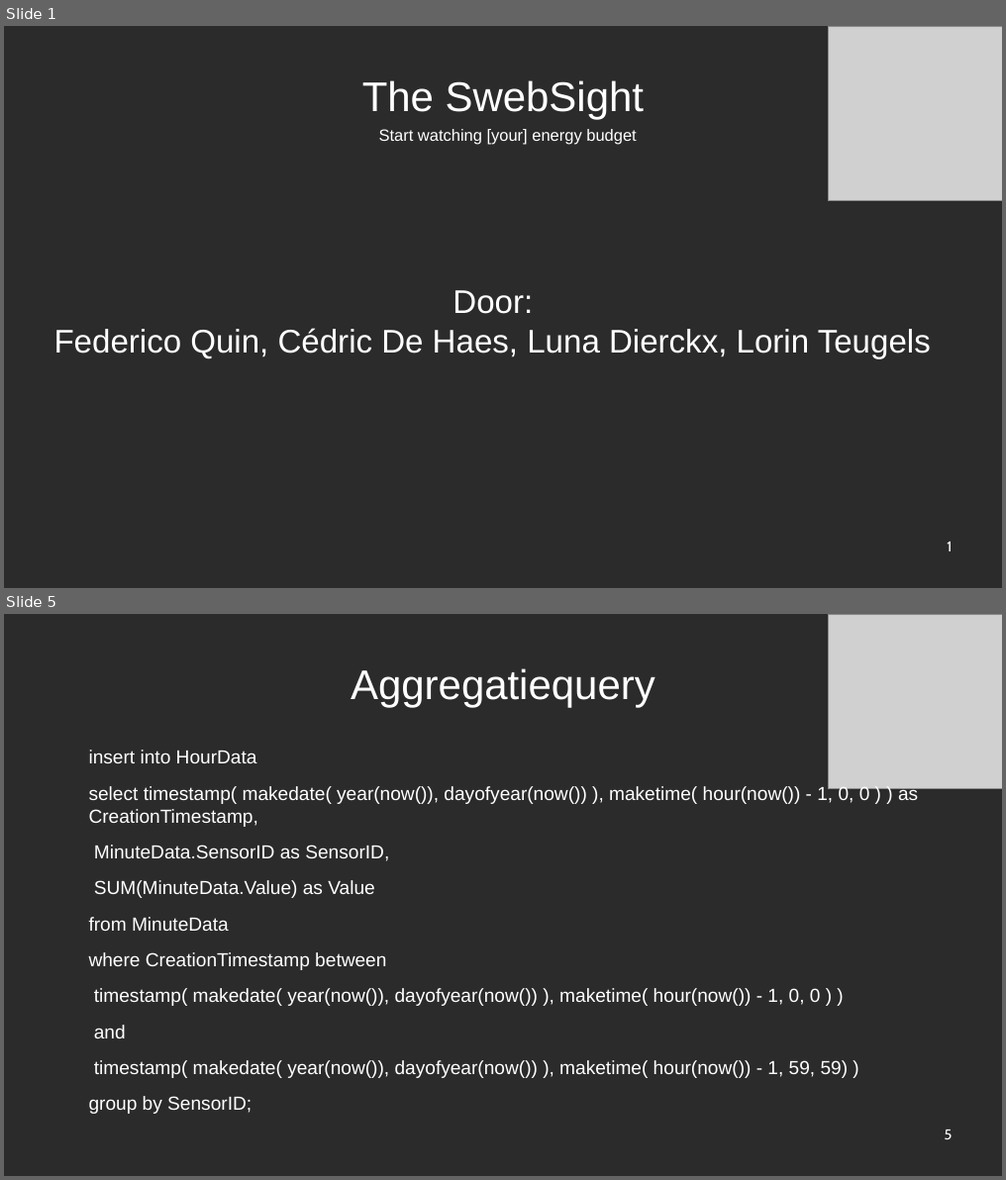
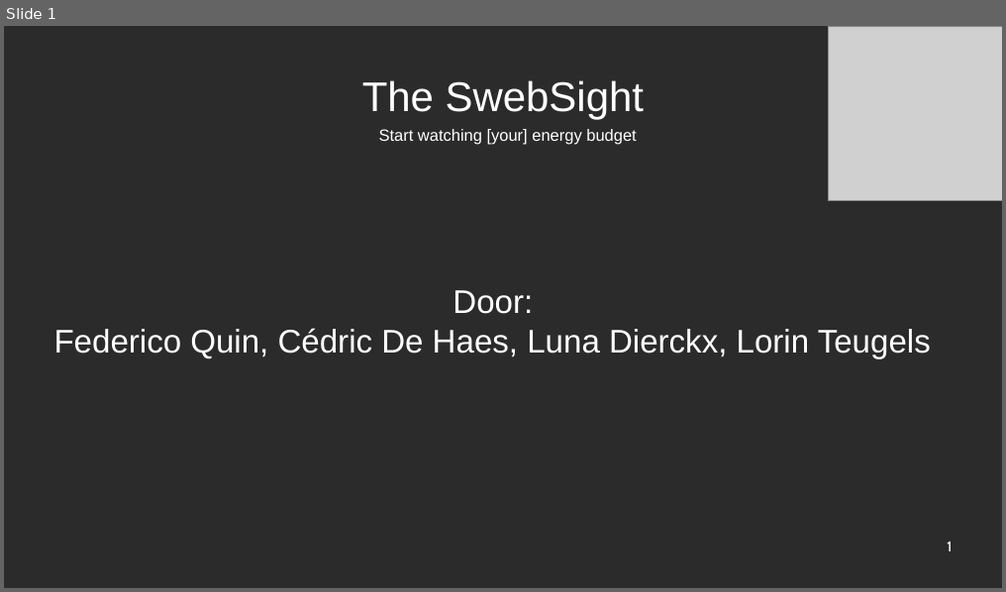
Before and after one commit to cekefun/Project_Databases, a slide deck: Powerpoint_databases.odp. Shown one above the other, each under a label of ours: slides 1 and 5 before the commit, slide 1 after it; the slides between them are not shown. The pictures are 1006x1180 and 1006x592 pixels, drawn with LibreOffice and Linux fonts; fonts in the diff are those of the drawing; grey boxes stand for pictures; background and template pictures are left out; a plain dark background stands for a picture behind light text. Boxes give left, top, right and bottom in pixels: in the first picture for what was removed or moved away, otherwise in the second. Text is boxed around its words. In the diff, an @@ line names an element or a change of style, - is before the commit and + after.

```diff
--- a/Powerpoint_databases.odp
+++ b/Powerpoint_databases.odp
@@ slide 5 removed at box(4, 614, 1002, 1176), background picture (left out) @@
@@ picture removed at box(828, 614, 1002, 788) @@
@@ title removed at box(350, 668, 655, 708) @@
-Aggregatiequery
@@ text removed at box(89, 750, 918, 1078) @@
-insert into HourData
-select timestamp( makedate( year(now()), dayofyear(now()) ), maketime( hour(now()) - 1, 0, 0 ) ) as CreationTimestamp,
-MinuteData.SensorID as SensorID,
-SUM(MinuteData.Value) as Value
-from MinuteData
-where CreationTimestamp between
-timestamp( makedate( year(now()), dayofyear(now()) ), maketime( hour(now()) - 1, 0, 0 ) )
-and
-timestamp( makedate( year(now()), dayofyear(now()) ), maketime( hour(now()) - 1, 59, 59) )
-group by SensorID;
@@ page number removed at box(944, 1130, 952, 1140) @@
-5
```
Also in this commit, not shown: 2 slides changed, 6 slides added, 3 other slides removed.
